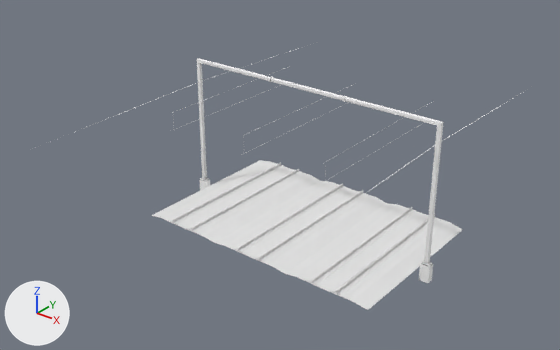
The Blender file Models/DKGantry/Masts/PGA_DKGantry_P.blend as it was, and as the next commit left it.
Before and after are seen from a camera (50 mm lens) standing at (23.6, -31.8, 22.2) and looking at (-0.9, -1.1, 3.2). The axes (+X, +Y, +Z) are drawn at lower left. The lights are the same throughout.

In view in the first picture: 'pga_dkgantry_F_bottom', 'pga_dkgantry_F_foundation', 'pga_dkgantry_F_foundation.003', 'pga_dkgantry_P_C_pole', 'pga_dkgantry_P_L_pole', 'pga_dkgantry_P_R_pole', 't1', 't2', 't3'.
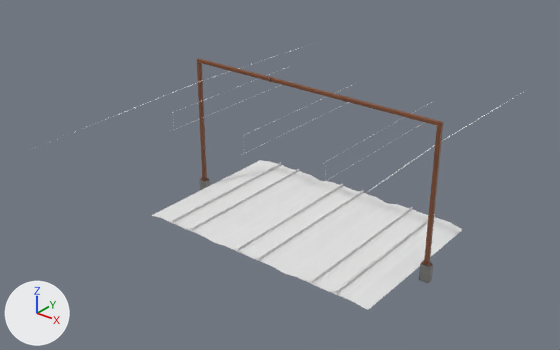
What differs and where, as boxes (x1, y1, x2, y2) in the pictures (560 x 350 px):
'pga_dkgantry_P_L_pole', surface changed (grey to brown): (345, 97, 443, 264) in both
'pga_dkgantry_P_R_pole', surface changed (grey to brown): (197, 58, 269, 179) in both
'pga_dkgantry_P_C_pole', surface changed (white to brown): (270, 77, 345, 101) in both
'pga_dkgantry_F_foundation', surface changed: (419, 263, 433, 283) in both
'pga_dkgantry_F_foundation.003', surface changed: (199, 179, 210, 190) in both
'pga_dkgantry_F_bottom', surface changed: (421, 260, 432, 266) in both
'pga_dkgantry_F_bottom.003', surface changed: (200, 178, 209, 181) in both
'pga_dkgantry_P_C_pole_clamp', surface changed: (343, 96, 348, 102) in both

Patch to the scene script:
```diff
--- a/Models/DKGantry/Masts/PGA_DKGantry_P.blend.py
+++ b/Models/DKGantry/Masts/PGA_DKGantry_P.blend.py
@@ img_pga_dkgantry_p_png @@
+img_pga_dkgantry_p_png = load_image('PGA_DKGantry_P.png', '../../../Textures/DKGantry/P/PGA_DKGantry_P.png', 1024, 1024, 'sRGB')
@@ mat_pga_dkgantry_p @@
 mat_pga_dkgantry_p = principled_material('PGA_DKGantry_P')
-mat_pga_dkgantry_p.texture = img_pga_dkgantry_p
+mat_pga_dkgantry_p.texture = img_pga_dkgantry_p_png
```
